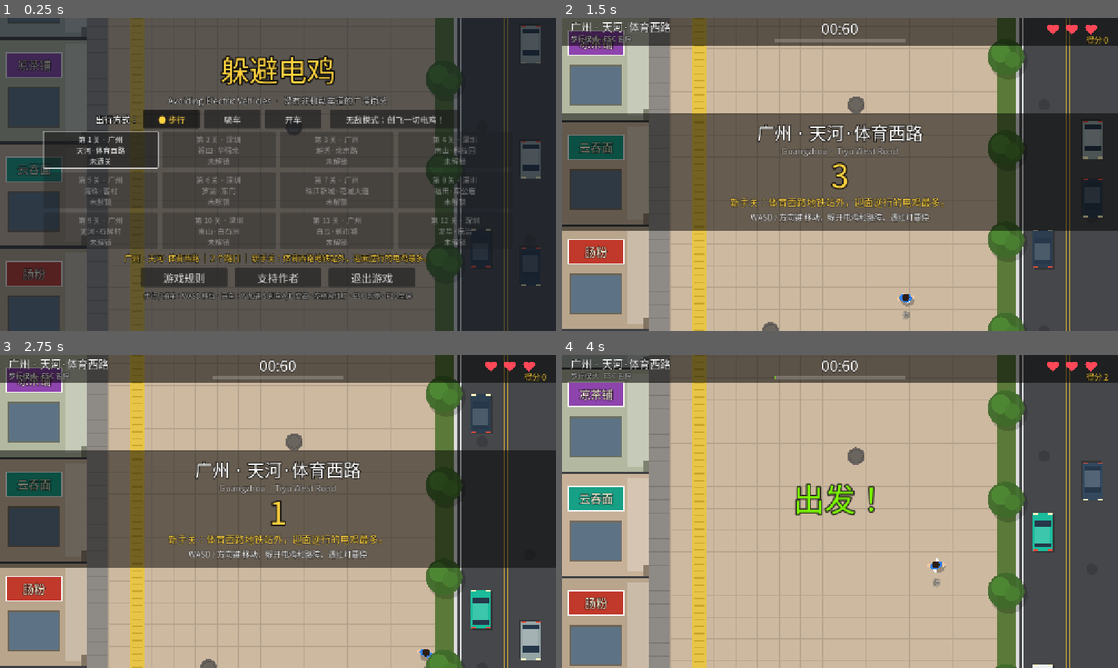
Above: before the commit, frames 1-4 (two rows, left to right).
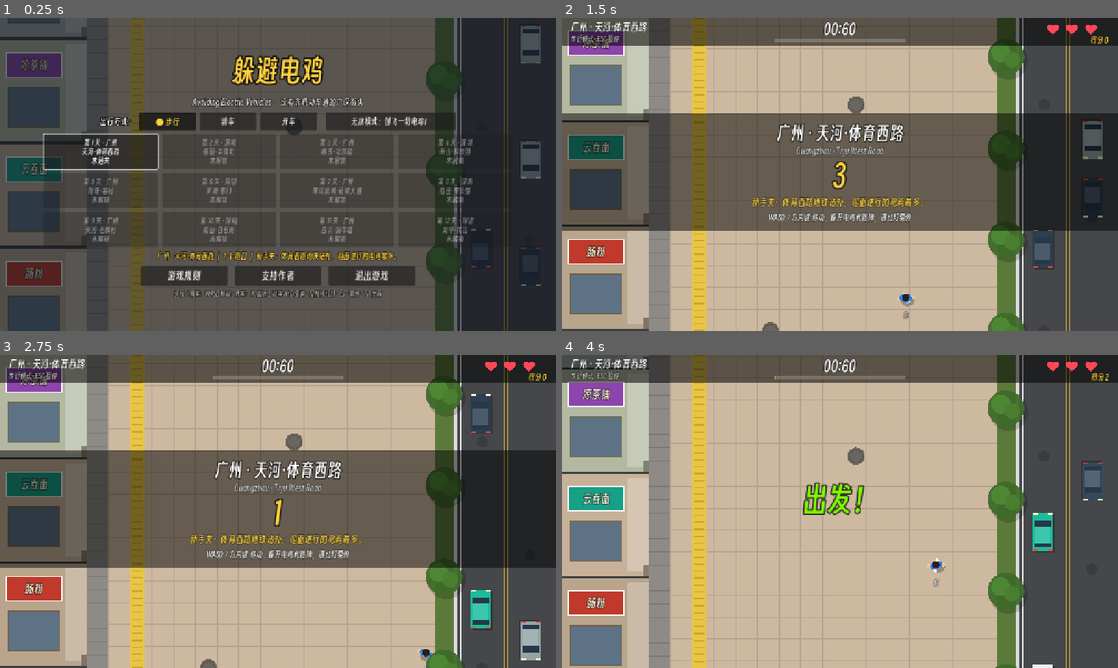
Above: after the commit, the same moments.

Repository: yanboishere/Avoiding-Electric-Vehicles
Game: Godot game, scene res://scenes/main.tscn
The game is run twice, just before and just after one commit, with the same random seed, the same clock (stepped at 60 frames per second) and the same inputs.
Inputs (mouse positions are in pixels of both pictures, inside the frame that each line leads up to):
- Up to frame 1 (0.25 s): no input
- Up to frame 2 (1.5 s): tap Enter at 0.5 s; move the mouse to (962, 158) at 0.52 s; hold D (move_right) 0.53-1.28 s; tap Space (jaywalk) at 0.6 s; click (962, 158) at 0.67 s; move the mouse to (728, 190) at 1.27 s; hold S (move_down) from 1.28 s (still down); tap Q at 1.35 s
- Up to frame 3 (2.75 s): move the mouse to (333, 442) at 2.02 s; release S (move_down) at 2.03 s; hold D (move_right) from 2.03 s (still down); tap Enter at 2.1 s
- Up to frame 4 (4 s): move the mouse to (812, 574) at 2.77 s; release D (move_right) at 2.78 s; hold W (move_up) 2.78-3.53 s; tap Space (jaywalk) at 2.85 s; click (812, 574) at 2.92 s; move the mouse to (1006, 558) at 3.52 s; hold A (move_left) from 3.53 s (still down); tap Q at 3.6 s

The runs differ from the first frame. In frame 1, 10% of the frame differs, in the area x 3-87%, y 11-91%; in frame 2, 3.9%; in frame 3, 3.8%; in frame 4, 2.3%.

Commit message:
字体改用得意黑 Smiley Sans（OFL），缺字回退系统中文字体

Diff:
--- a/fonts/ui_font.tres
+++ b/fonts/ui_font.tres
@@ -1,4 +1,10 @@
-[gd_resource type="SystemFont" format=3]
+[gd_resource type="FontVariation" load_steps=3 format=3]
+
+[ext_resource type="FontFile" path="res://fonts/SmileySans-Oblique.ttf" id="1"]
+
+[sub_resource type="SystemFont" id="SystemFont_cjk"]
+font_names = PackedStringArray("Hiragino Sans GB", "Heiti SC", "Microsoft YaHei", "Microsoft YaHei UI", "Noto Sans CJK SC", "Source Han Sans SC", "WenQuanYi Micro Hei", "sans-serif")
 
 [resource]
-font_names = PackedStringArray("Hiragino Sans GB", "Heiti SC", "Microsoft YaHei", "Microsoft YaHei UI", "Noto Sans CJK SC", "Source Han Sans SC", "WenQuanYi Micro Hei", "sans-serif")
+base_font = ExtResource("1")
+fallbacks = Array[Font]([SubResource("SystemFont_cjk")])
--- a/tests/font_test.gd
+++ b/tests/font_test.gd
@@ -1,18 +1,26 @@
 extends SceneTree
-## 字体测试：脚本里出现的每个中文字符，界面字体都必须能显示（避免出现方框）。
-## 注意：只能检查本机的系统字体；Windows 上用微软雅黑。
+## 字体测试：界面字体为得意黑（Smiley Sans），缺字时回退到系统中文字体。
+## 脚本里出现的每个中文字符，得意黑或后备字体至少一个能显示（避免方框），并列出回退的字。
+## 注意：后备字体只能检查本机；Windows 上是微软雅黑。
 
 func _initialize() -> void:
-	var font: Font = load("res://fonts/ui_font.tres")
+	var main_font: Font = load("res://fonts/SmileySans-Oblique.ttf")
+	var ui: Font = load("res://fonts/ui_font.tres")
+	var fallback: Font = ui.fallbacks[0]
 	var seen := {}
 	var missing := ""
+	var fell_back := ""
 	for path in ["res://scripts/main.gd", "res://scripts/game.gd", "res://scripts/drive.gd", "res://scripts/levels.gd"]:
 		var text := FileAccess.get_file_as_string(path)
 		for i in text.length():
 			var c := text.unicode_at(i)
 			if c >= 0x2E80 and not seen.has(c):
 				seen[c] = true
-				if not font.has_char(c):
-					missing += char(c)
-	print("检查了 %d 个中文字符，缺字：%s" % [seen.size(), missing if missing != "" else "无"])
+				if not main_font.has_char(c):
+					if fallback.has_char(c):
+						fell_back += char(c)
+					else:
+						missing += char(c)
+	print("检查了 %d 个中文字符；得意黑缺、改用系统字体显示的：%s；完全缺字：%s" % [seen.size(),
+		fell_back if fell_back != "" else "无", missing if missing != "" else "无"])
 	quit(1 if missing != "" else 0)
Not shown, added: fonts/SmileySans-OFL.txt
Binary file added: fonts/SmileySans-Oblique.ttf
Not shown, added: fonts/SmileySans-Oblique.ttf.import
Not shown, added: tests/audit_test.gd.uid
Not shown, added: tests/font_test.gd.uid
Not shown, added: tests/invincible_test.gd.uid
Not shown, added: tests/light_test.gd.uid
